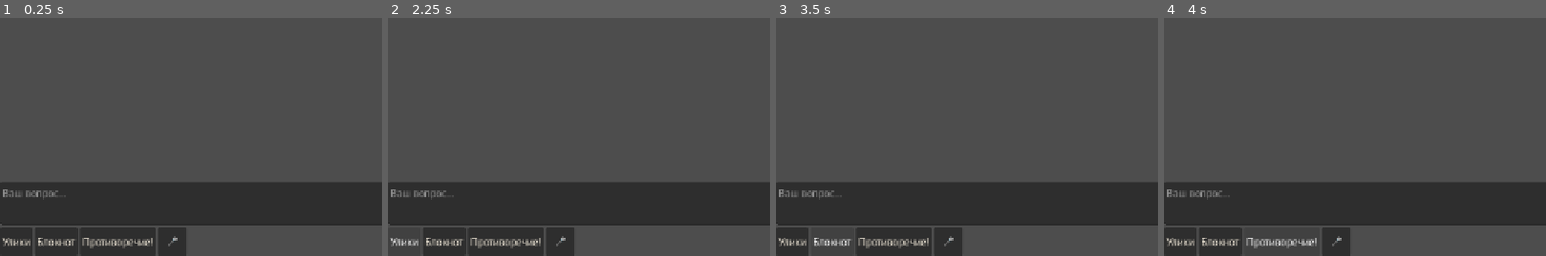
Above: before the commit, frames 1-4 (left to right).
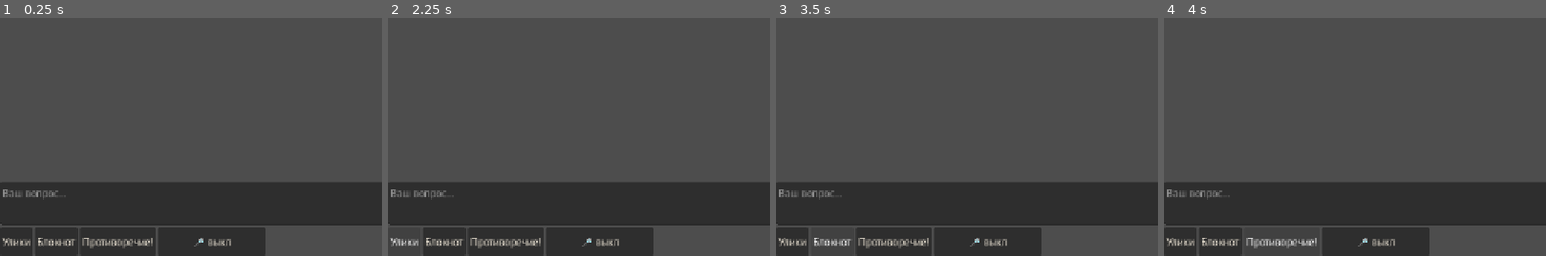
Above: after the commit, the same moments.

Repository: o5wtf/-
Game: Godot game, scene res://ui/screens/interrogation.tscn
The game is run twice, just before and just after one commit, with the same random seed, the same clock (stepped at 60 frames per second) and the same inputs. This scene is started directly instead of the project's main scene.
Inputs:
- Up to frame 1 (0.25 s): no input
- Up to frame 2 (2.25 s): click "←" at 0.5 s; click "➤" at 1.25 s; click "Улики" at 2 s
- Up to frame 3 (3.5 s): click "Блокнот" at 2.75 s
- Up to frame 4 (4 s): click "Противоречие!" at 3.5 s
The pictures show only the part of the screen within x 0-50%, y 50-100%; the shares and areas given below are measured in that part.

The runs differ from the first frame. In frame 1, 2.4% of the frame differs, in the area x 44-70%, y 88-100%; in frame 2, 2.4%; in frame 3, 2.4%; in frame 4, 2.4%.

Commit message:
Слушать непрерывно и отправлять фразу по паузе.
Переключатель микрофона держит сессию распознавания открытой. Готовая фраза сразу идёт в допрос, а голос персонажа в это время не принимается за вопрос.

Co-authored-by: o5wtf <o5wtf@users.noreply.github.com>

Diff:
--- a/src/autoload/voice.gd
+++ b/src/autoload/voice.gd
@@ -32,6 +32,8 @@
 	provider.user_rate = rate
 	provider.style_mode = settings.style_mode
 	add_child(provider)
+	if provider.has_method("set_pause_ms"):
+		provider.set_pause_ms(settings.pause_ms)
 	provider.voice_error.connect(_on_error)
 	provider.transcript_ready.connect(_on_transcript)
 	provider.speech_finished.connect(_on_finished)
@@ -68,6 +70,21 @@
 	provider.style_mode = style_mode
 	var profile := VoiceProfiles.for_person("sample", "Анна", "female", 40)
 	return provider.speak(UiStrings.VOICE_SAMPLE, profile, "neutral", "")
+
+
+func set_pause_ms(ms: int) -> void:
+	if provider != null and provider.has_method("set_pause_ms"):
+		provider.set_pause_ms(ms)
+
+
+func input_held() -> bool:
+	return provider != null and provider.has_method("input_held") and bool(provider.call("input_held"))
+
+
+func speech_end_ms() -> int:
+	if provider == null:
+		return 0
+	return int(provider.get("speech_end_ms"))
 
 
 func start_listening() -> void:
--- a/src/voice/cloud_voice_provider.gd
+++ b/src/voice/cloud_voice_provider.gd
@@ -4,6 +4,7 @@
 
 var speech: GeminiSpeech
 var live: GeminiLive
+var ear: GeminiLive
 var mic: Object = null
 var speaker: PcmSpeaker
 var _live_input: bool = false
@@ -11,6 +12,11 @@
 var _live_pitch: float = 1.0
 var _live_volume: float = 1.0
 var _listen_language: String = "ru-RU"
+var _pause_ms: int = Handsfree.DEFAULT_PAUSE_MS
+var _hold_until_ms: int = 0
+var _ring: PackedByteArray = PackedByteArray()
+var _last_phrase: String = ""
+var _last_phrase_ms: int = 0
 var _mic_released_ms: int = 0
 var _speak_started_ms: int = 0
 var _logged_audio: bool = false
@@ -19,6 +25,7 @@
 var _active_line_id: int = 0
 var _engine_lock: Dictionary = {}
 var _logged_lines: Dictionary = {}
+var speech_end_ms: int = 0
 var _route := VoiceRoute.new()
 var _listen_pump: Variant = null
 var _queue: Array = []
@@ -43,6 +50,12 @@
 		add_child(live)
 	SpeechGate.connect_once(live.partial_text, Callable(self, "_on_partial"))
 	SpeechGate.connect_once(live.playback_reset, Callable(self, "_on_playback_reset"))
+	if ear == null:
+		ear = GeminiLive.new()
+	if ear.get_parent() == null:
+		add_child(ear)
+	SpeechGate.connect_once(ear.partial_text, Callable(self, "_on_ear_partial"))
+	SpeechGate.connect_once(ear.phrase_ready, Callable(self, "_on_phrase"))
 	if speaker == null:
 		speaker = PcmSpeaker.new()
 	if speaker.get_parent() == null:
@@ -88,6 +101,7 @@
 		"remark": remark,
 	})
 	if not _draining:
+		hold_input(true)
 		_draining = true
 		Callable(self, "_drain").call_deferred()
 	_speak_started_ms = Time.get_ticks_msec()
@@ -108,6 +122,23 @@
 	live.prepare_socket(speech.api_key)
 
 
+func set_pause_ms(ms: int) -> void:
+	_pause_ms = Handsfree.clamp_pause(ms)
+
+
+func hold_input(active: bool) -> void:
+	if active:
+		_hold_until_ms = -1
+		return
+	_hold_until_ms = Time.get_ticks_msec() + Handsfree.ECHO_TAIL_MS
+
+
+func input_held() -> bool:
+	if _hold_until_ms < 0:
+		return true
+	return Time.get_ticks_msec() < _hold_until_ms
+
+
 func start_listening(language: String = "ru-RU") -> void:
 	if _listening:
 		return
@@ -120,6 +151,7 @@
 		return
 	_listening = true
 	_listen_language = language if language != "" else "ru-RU"
+	_ring = PackedByteArray()
 	Callable(self, "_open_live_input").call_deferred()
 
 
@@ -129,7 +161,11 @@
 	_listening = false
 	_mic_released_ms = Time.get_ticks_msec()
 	if _live_input:
-		Callable(self, "_finish_live_input").call_deferred()
+		_live_input = false
+		if ear != null:
+			ear._close()
+		if mic.has_method("stop"):
+			mic.call("stop")
 		return
 	_finish_recorded_input()
 
@@ -139,24 +175,52 @@
 		return
 	if not GeminiLive.network_enabled or speech.api_key.strip_edges() == "":
 		return
-	var opened: Dictionary = await live.listen_open(speech.api_key, _listen_language, _vocabulary())
+	var opened: Dictionary = await ear.listen_open(speech.api_key, _listen_language, _vocabulary(), _pause_ms)
 	if not _listening:
-		live._close()
+		ear._close()
 		return
 	_live_input = opened.get("ok", false)
+	if str(opened.get("error", "")) == "auth":
+		voice_error.emit("auth", str(opened.get("message", "")))
+		_listening = false
+		if mic.has_method("stop"):
+			mic.call("stop")
+		return
 	if _live_input:
 		await _pump_live_input()
 
 
 func _pump_live_input() -> void:
+	var resume_ring := false
 	while _listening and _live_input:
+		if ear == null or not ear.accepts_input():
+			if not Handsfree.should_reconnect(true, true, false):
+				break
+			var again: Dictionary = await ear.listen_open(speech.api_key, _listen_language, _vocabulary(), _pause_ms)
+			if not _listening:
+				break
+			if not again.get("ok", false):
+				if str(again.get("error", "")) == "auth":
+					voice_error.emit("auth", str(again.get("message", "")))
+					_listening = false
+					break
+				await get_tree().create_timer(0.4).timeout
+				continue
+			resume_ring = true
 		if mic.has_method("pull_new"):
 			var fresh: Dictionary = mic.call("pull_new")
 			var chunk: PackedByteArray = fresh.get("pcm", PackedByteArray())
 			var ready := VoiceAudio.to_pcm16k(chunk, int(fresh.get("mix_rate", 16000)), bool(fresh.get("stereo", false)))
-			if ready.size() >= 2:
-				live.listen_audio(ready)
-		await get_tree().create_timer(0.08).timeout
+			if input_held():
+				_ring = PackedByteArray()
+			elif ready.size() >= 2:
+				_ring = Handsfree.push_ring(_ring, ready, 16000)
+				var payload: PackedByteArray = _ring if resume_ring else ready
+				if resume_ring:
+					resume_ring = false
+				for piece in Handsfree.slice_pcm(payload, 16000):
+					ear.listen_audio(piece)
+		await get_tree().create_timer(0.03).timeout
 
 
 func _finish_live_input() -> void:
@@ -208,6 +272,7 @@
 			_queue.clear()
 			break
 	_draining = false
+	hold_input(false)
 	if not _queue.is_empty():
 		_draining = true
 		Callable(self, "_drain").call_deferred()
@@ -327,6 +392,25 @@
 	return result
 
 
+func _on_ear_partial(text: String) -> void:
+	if input_held() or GeminiLive.is_clock_label(text):
+		return
+	transcript_ready.emit(text, false)
+
+
+func _on_phrase(text: String) -> void:
+	if input_held():
+		return
+	var elapsed := Time.get_ticks_msec() - _last_phrase_ms if _last_phrase_ms > 0 else 10000
+	var decided := Handsfree.commit(text, _last_phrase, elapsed)
+	_last_phrase = str(decided.get("previous", _last_phrase))
+	if not bool(decided.get("send", false)):
+		return
+	_last_phrase_ms = Time.get_ticks_msec()
+	speech_end_ms = _last_phrase_ms
+	transcript_ready.emit(text, true)
+
+
 func _on_partial(text: String) -> void:
 	if live == null or not live.accepts_input() or GeminiLive.is_clock_label(text):
 		return
@@ -360,6 +444,8 @@
 		return
 	_logged_lines[_active_line_id] = true
 	print("озвучка начата id=%d движок=%s" % [_active_line_id, _audio_engine])
+	if speech_end_ms > 0:
+		TurnTiming.span("speech_end_to_audio", speech_end_ms)
 
 
 func _on_live_chunk(chunk: PackedByteArray, rate: int) -> void:
--- a/src/voice/gemini_live.gd
+++ b/src/voice/gemini_live.gd
@@ -21,7 +21,7 @@
 	"startOfSpeechSensitivity": "START_SENSITIVITY_HIGH",
 	"endOfSpeechSensitivity": "END_SENSITIVITY_HIGH",
 	"prefixPaddingMs": 200,
-	"silenceDurationMs": 500,
+	"silenceDurationMs": 700,
 }
 const MIN_SPEECH_MS := 150
 
@@ -32,6 +32,7 @@
 signal partial_text(text: String)
 signal final_text(text: String)
 signal playback_reset
+signal phrase_ready(text: String)
 
 var _peer: WebSocketPeer = null
 var _api_key: String = ""
@@ -47,6 +48,8 @@
 var _listen_language: String = "ru-RU"
 var _listen_vocab: PackedStringArray = PackedStringArray()
 var _mode: String = ""
+var _pause_ms: int = 700
+var _keep_listen: bool = false
 
 
 static func parse_server(raw: String) -> Array:
@@ -97,7 +100,13 @@
 	return events
 
 
-static func setup_message(model: String, voice_name: String, listen: bool, emotion: String = "", remark: String = "", handle: String = "", language: String = "ru-RU", vocabulary: PackedStringArray = PackedStringArray()) -> Dictionary:
+static func activity_for(pause_ms: int) -> Dictionary:
+	var body := ACTIVITY.duplicate()
+	body["silenceDurationMs"] = Handsfree.clamp_pause(pause_ms)
+	return body
+
+
+static func setup_message(model: String, voice_name: String, listen: bool, emotion: String = "", remark: String = "", handle: String = "", language: String = "ru-RU", vocabulary: PackedStringArray = PackedStringArray(), pause_ms: int = -1) -> Dictionary:
 	var generation := {"responseModalities": ["TEXT" if listen else "AUDIO"]}
 	if not listen and voice_name != "":
 		generation["speechConfig"] = {
@@ -118,7 +127,8 @@
 			transcription["customVocabulary"] = vocabulary
 		transcription["mode"] = "VERBATIM"
 		setup["inputAudioTranscription"] = transcription
-		setup["realtimeInputConfig"] = {"automaticActivityDetection": ACTIVITY}
+		var pause := int(ACTIVITY["silenceDurationMs"]) if pause_ms < 0 else Handsfree.clamp_pause(pause_ms)
+		setup["realtimeInputConfig"] = {"automaticActivityDetection": activity_for(pause)}
 	else:
 		setup["outputAudioTranscription"] = {}
 		setup["systemInstruction"] = {"parts": [{"text": VoiceProfiles.live_instruction(emotion, remark)}]}
@@ -300,13 +310,15 @@
 	_begin_connect(api_key)
 
 
-func listen_open(api_key: String, language: String = "ru-RU", vocabulary: PackedStringArray = PackedStringArray()) -> Dictionary:
+func listen_open(api_key: String, language: String = "ru-RU", vocabulary: PackedStringArray = PackedStringArray(), pause_ms: int = 700) -> Dictionary:
 	if api_key.strip_edges() == "":
 		return _fail("auth", "Не задан ключ API. Укажите его в настройках или в переменной GEMINI_API_KEY.")
 	if not network_enabled:
 		return _fail("unavailable", "Live отключён.")
 	_listen_language = language if language != "" else "ru-RU"
 	_listen_vocab = vocabulary
+	_pause_ms = Handsfree.clamp_pause(pause_ms)
+	_keep_listen = true
 	_segments = PackedStringArray()
 	_turn_done = false
 	_caption = ""
@@ -372,6 +384,14 @@
 		_caption = caption
 		_caption_ms = Time.get_ticks_msec()
 	partial_text.emit(caption)
+	if _turn_done and _keep_listen and _mode == "listen":
+		var phrase := _usable_join()
+		_segments = PackedStringArray()
+		_turn_done = false
+		_caption = ""
+		_caption_ms = 0
+		if phrase != "":
+			phrase_ready.emit(phrase)
 
 
 func _speak_model(api_key: String, model: String, line: String, voice_name: String, emotion: String, remark: String) -> Dictionary:
@@ -448,7 +468,7 @@
 	if _peer == null or _peer.get_ready_state() != WebSocketPeer.STATE_OPEN:
 		_close()
 		return _fail("offline", "Нет сети. Проверьте подключение и повторите.")
-	_send(setup_message(model, voice_name, listen, emotion, remark, handle, _listen_language, _listen_vocab))
+	_send(setup_message(model, voice_name, listen, emotion, remark, handle, _listen_language, _listen_vocab, _pause_ms if listen else -1))
 	_setup_sent = true
 	started = Time.get_ticks_msec()
 	while Time.get_ticks_msec() - started < CONNECT_MS:
--- /dev/null
+++ b/src/voice/handsfree.gd
@@ -0,0 +1,96 @@
+class_name Handsfree
+extends RefCounted
+## Постоянное прослушивание: пауза, куски звука и отсев пустых фраз.
+
+const DEFAULT_PAUSE_MS := 700
+const MIN_PAUSE_MS := 400
+const MAX_PAUSE_MS := 1500
+const CHUNK_MS := 30
+const RING_MS := 300
+const ECHO_TAIL_MS := 250
+const MIN_CHARS := 2
+
+
+static func clamp_pause(ms: int) -> int:
+	return clampi(ms, MIN_PAUSE_MS, MAX_PAUSE_MS)
+
+
+static func accept_phrase(text: String) -> bool:
+	var clean := text.strip_edges()
+	if clean.length() < MIN_CHARS or _clock(clean):
+		return false
+	return _normalize(clean).length() >= MIN_CHARS
+
+
+static func commit(text: String, previous: String, elapsed_ms: int) -> Dictionary:
+	if not accept_phrase(text):
+		return {"send": false, "previous": previous}
+	if text.strip_edges() == previous.strip_edges() and elapsed_ms < 1000:
+		return {"send": false, "previous": previous}
+	return {"send": true, "previous": text.strip_edges()}
+
+
+static func echo_blocked(output_active: bool, since_output_ms: int) -> bool:
+	if output_active:
+		return true
+	return since_output_ms >= 0 and since_output_ms < ECHO_TAIL_MS
+
+
+static func should_forward(text: String, blocked: bool) -> bool:
+	return accept_phrase(text) and not blocked
+
+
+static func should_reconnect(listening: bool, closed: bool, auth_failed: bool) -> bool:
+	return listening and closed and not auth_failed
+
+
+static func route(is_final: bool) -> String:
+	return "submit" if is_final else "partial"
+
+
+static func chunk_bytes(rate: int) -> int:
+	var safe := rate if rate > 0 else 16000
+	return maxi(2, int(float(safe) * float(CHUNK_MS) / 1000.0) * 2)
+
+
+static func slice_pcm(pcm: PackedByteArray, rate: int) -> Array:
+	var pieces: Array = []
+	var size := chunk_bytes(rate)
+	var offset := 0
+	while offset < pcm.size():
+		var count := mini(size, pcm.size() - offset)
+		if count >= 2:
+			pieces.append(pcm.slice(offset, offset + count))
+		offset += count
+	return pieces
+
+
+static func push_ring(buf: PackedByteArray, pcm: PackedByteArray, rate: int) -> PackedByteArray:
+	var merged := buf.duplicate()
+	merged.append_array(pcm)
+	var limit := maxi(2, int(float(rate if rate > 0 else 16000) * float(RING_MS) / 1000.0) * 2)
+	if merged.size() <= limit:
+		return merged
+	return merged.slice(merged.size() - limit)
+
+
+static func _clock(text: String) -> bool:
+	var folded := text.strip_edges()
+	if folded == "" or not folded.contains(":"):
+		return false
+	for index in folded.length():
+		var ch := folded.substr(index, 1)
+		var ok := (ch >= "0" and ch <= "9") or ch == ":" or ch == "." or ch == "," or ch == " " or ch == "-" or ch == ">" or ch == "[" or ch == "]" or ch == "(" or ch == ")"
+		if not ok:
+			return false
+	return true
+
+
+static func _normalize(text: String) -> String:
+	var folded := text.to_lower().replace("ё", "е")
+	var kept := ""
+	for index in folded.length():
+		var ch := folded.substr(index, 1)
+		if (ch >= "a" and ch <= "z") or (ch >= "0" and ch <= "9") or (ch >= "а" and ch <= "я"):
+			kept += ch
+	return kept
--- /dev/null
+++ b/tests/test_handsfree.gd
@@ -0,0 +1,42 @@
+extends TestCase
+
+
+func test_pause_sends_one_phrase_and_skips_noise() -> void:
+	assert_false(Handsfree.accept_phrase("00:01"))
+	assert_false(Handsfree.accept_phrase("а"))
+	assert_false(Handsfree.accept_phrase("..."))
+	assert_true(Handsfree.accept_phrase("Где"))
+	var first := Handsfree.commit("Где вы были", "", 0)
+	assert_true(first["send"])
+	var repeat := Handsfree.commit("Где вы были", str(first["previous"]), 100)
+	assert_false(repeat["send"])
+	assert_eq(Handsfree.route(true), "submit")
+	assert_eq(Handsfree.route(false), "partial")
+	assert_eq(Handsfree.clamp_pause(100), 400)
+	assert_eq(Handsfree.clamp_pause(2000), 1500)
+	assert_eq(int(GeminiLive.activity_for(700)["silenceDurationMs"]), 700)
+
+
+func test_echo_is_not_forwarded_and_reconnect_respects_the_toggle() -> void:
+	assert_true(Handsfree.echo_blocked(true, 0))
+	assert_true(Handsfree.echo_blocked(false, 100))
+	assert_false(Handsfree.echo_blocked(false, 400))
+	assert_false(Handsfree.should_forward("Где вы были", true))
+	assert_true(Handsfree.should_forward("Где вы были", false))
+	assert_true(Handsfree.should_reconnect(true, true, false))
+	assert_false(Handsfree.should_reconnect(false, true, false))
+	assert_false(Handsfree.should_reconnect(true, true, true))
+
+
+func test_audio_chunks_are_short_and_the_ring_keeps_the_start() -> void:
+	var rate := 16000
+	var bytes := Handsfree.chunk_bytes(rate)
+	assert_true(bytes >= rate * 20 / 1000 * 2)
+	assert_true(bytes <= rate * 40 / 1000 * 2)
+	var pcm := PackedByteArray()
+	pcm.resize(bytes * 2 + 4)
+	var pieces: Array = Handsfree.slice_pcm(pcm, rate)
+	assert_eq(pieces.size(), 3)
+	assert_eq((pieces[0] as PackedByteArray).size(), bytes)
+	var ring := Handsfree.push_ring(PackedByteArray(), pcm, rate)
+	assert_true(ring.size() <= int(float(rate) * 0.3) * 2)
--- a/tests/test_voice_provider.gd
+++ b/tests/test_voice_provider.gd
@@ -378,6 +378,18 @@
 	_free(fixture)
 
 
+func test_toggle_off_stops_the_microphone() -> void:
+	var fixture := await _cloud()
+	var mic: FakeMic = fixture["mic"]
+	var provider: CloudVoiceProvider = fixture["provider"]
+	provider.start_listening()
+	assert_true(provider.is_listening())
+	provider.stop_listening()
+	assert_false(provider.is_listening())
+	assert_true(mic.stopped_count >= 1)
+	_free(fixture)
+
+
 func test_mic_audio_uses_the_fast_transcription_chain() -> void:
 	var fixture := await _cloud()
 	var transport: FakeTransport = fixture["transport"]
@@ -644,12 +656,14 @@
 	extends Node
 
 	var started_count: int = 0
+	var stopped_count: int = 0
 
 	func start() -> Dictionary:
 		started_count += 1
 		return {"ok": true}
 
 	func stop() -> Dictionary:
+		stopped_count += 1
 		return {"ok": true, "pcm": PackedByteArray([0, 16, 0, 16, 0, 16, 0, 16]), "mix_rate": 16000, "stereo": false}
 
 
--- a/ui/screens/interrogation.gd
+++ b/ui/screens/interrogation.gd
@@ -95,8 +95,9 @@
 	contradiction.pressed.connect(func() -> void: contradiction_requested.emit())
 	tools.add_child(contradiction)
 	_mic = UiWidgets.button(UiStrings.MIC, "MicButton")
-	_mic.button_down.connect(_mic_down)
-	_mic.button_up.connect(_mic_up)
+	_mic.toggle_mode = true
+	_mic.custom_minimum_size = Vector2(180, 48)
+	_mic.toggled.connect(_on_mic_toggled)
 	tools.add_child(_mic)
 	if not Game.agent_replied.is_connected(_on_replied):
 		Game.agent_replied.connect(_on_replied)
@@ -112,6 +113,8 @@
 	agent_id = next_id
 	if not _feeds.has(next_id):
 		_feeds[next_id] = _saved_lines(next_id)
+	if _holding_mic:
+		Game.begin_hearing(next_id)
 	_render_header()
 	_render_feed()
 
@@ -243,30 +246,19 @@
 	var key := event as InputEventKey
 	if key.echo or key.keycode != KEY_SPACE or _prompt.has_focus():
 		return
-	if key.pressed:
-		_mic_down()
-	else:
-		_mic_up()
+	if key.pressed and not key.echo:
+		_mic.button_pressed = not _mic.button_pressed
 	get_viewport().set_input_as_handled()
 
 
-func _mic_down() -> void:
-	if _busy or _holding_mic:
-		return
-	_holding_mic = true
-	_mic.text = UiStrings.MIC_LIVE
-	Game.begin_hearing(agent_id)
-	Voice.start_listening()
-
-
-func _mic_up() -> void:
-	if not _holding_mic:
-		return
-	_holding_mic = false
-	_mic.text = UiStrings.MIC
-	var recognizing := Voice.listening()
-	if recognizing:
-		_prompt.placeholder_text = UiStrings.RECOGNIZING
+func _on_mic_toggled(on: bool) -> void:
+	_holding_mic = on
+	_mic.text = UiStrings.MIC_LIVE if on else UiStrings.MIC
+	if on:
+		Game.begin_hearing(agent_id)
+		Voice.set_pause_ms(SettingsStore.load_current().pause_ms)
+		Voice.start_listening()
+		return
 	Voice.stop_listening()
 
 
@@ -282,13 +274,25 @@
 
 
 func _on_transcript(text: String, is_final: bool) -> void:
-	_prompt.placeholder_text = UiStrings.QUESTION_PLACEHOLDER if is_final else UiStrings.RECOGNIZING
-	_prompt.text = text
-	if not is_final:
-		Game.note_hearing(agent_id, text)
+	if Handsfree.route(is_final) == "partial":
+		if not Voice.input_held():
+			Game.note_hearing(agent_id, text)
+		return
+	if not Handsfree.should_forward(text, Voice.input_held()):
 		return
 	_voice_notice.visible = false
-	_refresh_hint_from_text()
+	_submit_heard(text)
+
+
+func _submit_heard(text: String) -> void:
+	if _busy or agent_id == "" or not _holding_mic:
+		return
+	var ended := Voice.speech_end_ms()
+	if ended > 0:
+		TurnTiming.span("speech_end_to_send", ended)
+	_last = {"kind": "ask", "text": text}
+	_push({"kind": "player", "text": text})
+	await Game.ask(agent_id, text)
 
 
 func _on_preview(reply_agent: String, text: String) -> void:
--- a/ui/screens/settings.gd
+++ b/ui/screens/settings.gd
@@ -15,6 +15,7 @@
 var _stt: OptionButton
 var _volume: HSlider
 var _rate: HSlider
+var _pause: HSlider
 var _status: Label
 var _show: Button
 var _testing: bool = false
@@ -126,6 +127,14 @@
 	_rate.step = 0.05
 	_rate.custom_minimum_size = Vector2(0, 48)
 	scroll_box.add_child(_rate)
+	scroll_box.add_child(UiWidgets.label(UiStrings.PAUSE_LABEL))
+	_pause = HSlider.new()
+	_pause.name = "PauseSlider"
+	_pause.min_value = Handsfree.MIN_PAUSE_MS
+	_pause.max_value = Handsfree.MAX_PAUSE_MS
+	_pause.step = 50
+	_pause.custom_minimum_size = Vector2(0, 48)
+	scroll_box.add_child(_pause)
 	_status = UiWidgets.label("", "StatusLabel")
 	scroll_box.add_child(_status)
 	var save := UiWidgets.button(UiStrings.SAVE, "SaveButton")
@@ -150,6 +159,7 @@
 	_stt.select(_stt_index(store.stt_mode))
 	_volume.value = store.voice_volume
 	_rate.value = store.voice_rate
+	_pause.value = store.pause_ms
 
 
 func _toggle_key() -> void:
@@ -258,6 +268,7 @@
 		"rate": _rate.value,
 		"tts_model": SettingsStore.load_current().tts_model,
 		"style_mode": _style_mode_to_save(),
+		"pause_ms": int(_pause.value),
 	}
 
 
--- a/ui/settings_store.gd
+++ b/ui/settings_store.gd
@@ -15,6 +15,7 @@
 var voice_rate: float = 1.0
 var tts_model: String = "gemini-3.8-flash-lite-tts"
 var style_mode: String = VoiceProfiles.DEFAULT_STYLE_MODE
+var pause_ms: int = Handsfree.DEFAULT_PAUSE_MS
 
 
 static func load_current() -> SettingsStore:
@@ -36,6 +37,7 @@
 		if model != "":
 			store.tts_model = model
 		store.style_mode = VoiceProfiles.normalize_style(str(file.get_value("voice", "style_mode", store.style_mode)))
+		store.pause_ms = Handsfree.clamp_pause(int(file.get_value("voice", "pause_ms", store.pause_ms)))
 	return store
 
 
@@ -59,6 +61,8 @@
 		file.set_value("voice", "cloud_vendor", "gemini")
 		if voice.has("style_mode"):
 			file.set_value("voice", "style_mode", VoiceProfiles.normalize_style(str(voice["style_mode"])))
+		if voice.has("pause_ms"):
+			file.set_value("voice", "pause_ms", Handsfree.clamp_pause(int(voice["pause_ms"])))
 	file.save(PATH)
 
 
--- a/ui/strings.gd
+++ b/ui/strings.gd
@@ -37,8 +37,9 @@
 const VOICE_SAMPLE := "Проверка голоса. Меня слышно."
 const VOICE_SKIPPED := "Голос пропущен: слишком много запросов."
 const VOICE_NOTICE := "Голос"
-const MIC := "🎤"
-const MIC_LIVE := "●"
+const MIC := "🎤 выкл"
+const MIC_LIVE := "🎤 слушает"
+const PAUSE_LABEL := "Пауза конца фразы, мс"
 const RECOGNIZING := "Распознаю…"
 const KEY_LABEL := "Ключ Gemini API"
 const MODEL_LABEL := "Модель диалога"
Not shown, added: src/voice/handsfree.gd.uid
Not shown, added: tests/test_handsfree.gd.uid
Not shown, changed: docs/LLM_PROTOCOL.md
